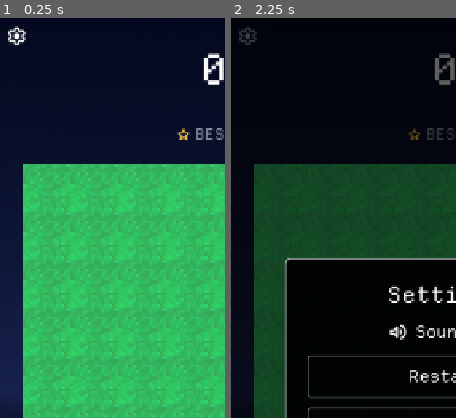
Above: before the commit, frames 1-2 (left to right).
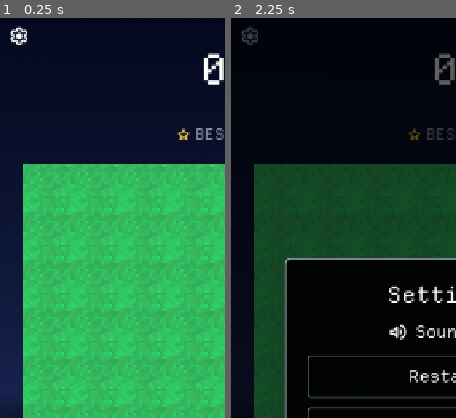
Above: after the commit, the same moments.

Repository: Matko802/blockshark
Game: Godot game, scene res://scenes/main.tscn
Two runs of this game, one before a commit and one after it. Both use one fixed random seed, a clock stepped at 60 frames per second and the inputs below.
Inputs:
- Up to frame 1 (0.25 s): no input
- Up to frame 2 (2.25 s): click "" at 0.5 s; click "Restart" at 1.25 s; click "" at 2 s
The pictures show only the part of the screen within x 2-52%, y 3-53%; the shares and areas given below are measured in that part.

The runs differ from the first frame. In frame 1, 0.3% of the frame differs, in the area x 3-12%, y 2-7%; in frame 2, 0.2%.

Commit message:
Bigger touch targets for icon buttons

Diff:
--- a/scripts/m3.gd
+++ b/scripts/m3.gd
@@ -73,7 +73,7 @@
 	b.text = glyph(glyph_name)
 	b.add_theme_font_override("font", ICON_FONT)
 	b.add_theme_font_size_override("font_size", size)
-	b.custom_minimum_size = Vector2(56, 56)
+	b.custom_minimum_size = Vector2(64, 64)
 	var e := StyleBoxEmpty.new()
 	b.add_theme_stylebox_override("normal", e)
 	b.add_theme_stylebox_override("hover", e)
